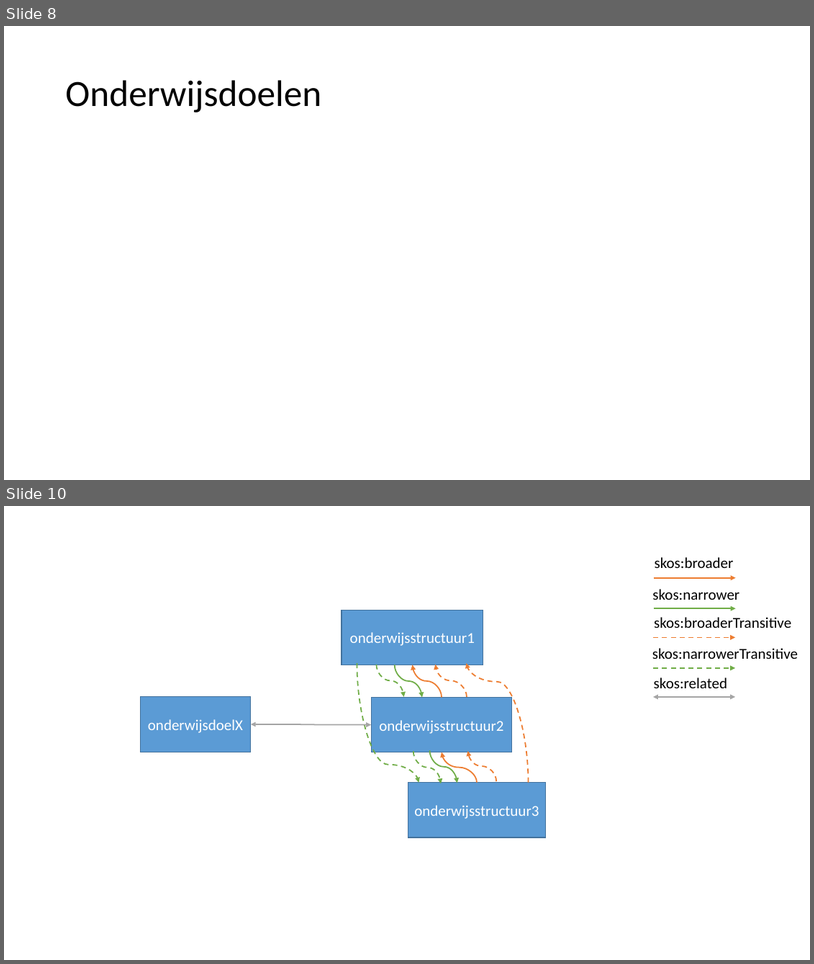
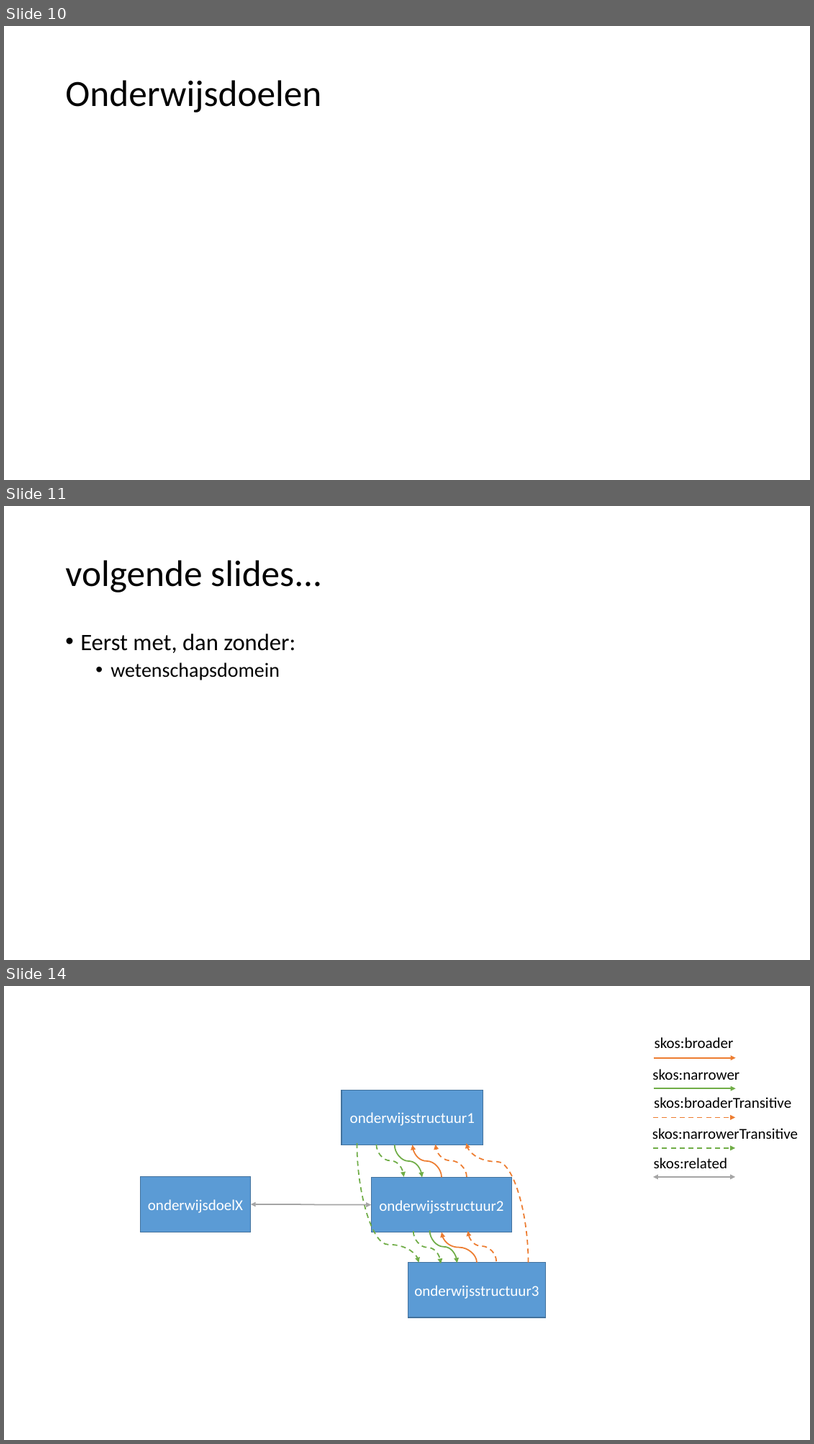
Before and after one commit to i-Learn-SKOS/skos-api, a slide deck: doc-src/DiagramsInSkosApiHomepage.pptx. Shown one above the other, each under a label of ours: slides 8 and 10 before the commit, slides 10, 11 and 14 after it; the slides between them are not shown. The pictures are 814x964 and 814x1444 pixels, drawn with LibreOffice and Linux fonts; fonts in the diff are those of the drawing. Boxes give left, top, right and bottom in pixels: in the first picture for what was removed or moved away, otherwise in the second. Text is boxed around its words. In the diff, an @@ line names an element or a change of style, - is before the commit and + after.

```diff
--- a/doc-src/DiagramsInSkosApiHomepage.pptx
+++ b/doc-src/DiagramsInSkosApiHomepage.pptx
@@ slide 11 added at (x1=4, y1=506, x2=810, y2=960), background #FFFFFF @@
@@ title added at (x1=65, y1=560, x2=322, y2=592), 44 pt, text #000000 @@
+volgende slides...
@@ text added at (x1=80, y1=633, x2=296, y2=680), 28 pt, text #000000 @@
+• Eerst met, dan zonder:
+  • wetenschapsdomein
@@ what was slide 8 is now slide 10 @@
@@ what was slide 10 is now slide 14 @@
```
Also in this commit, not shown: 3 other slides added, 6 other files.
